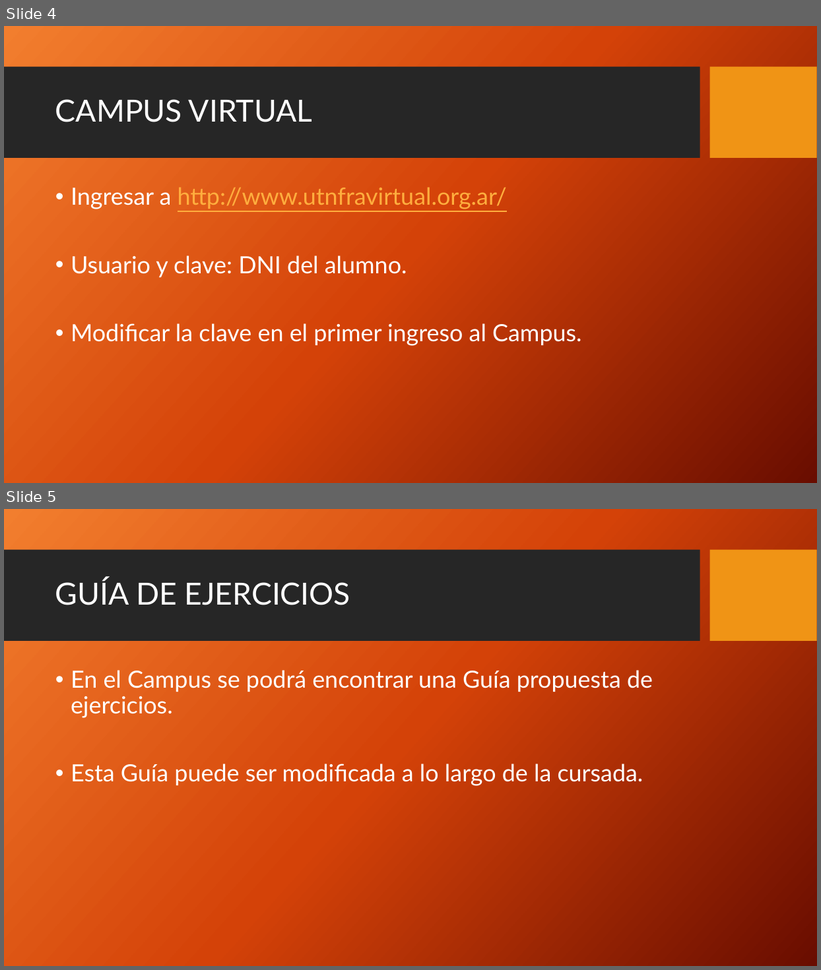
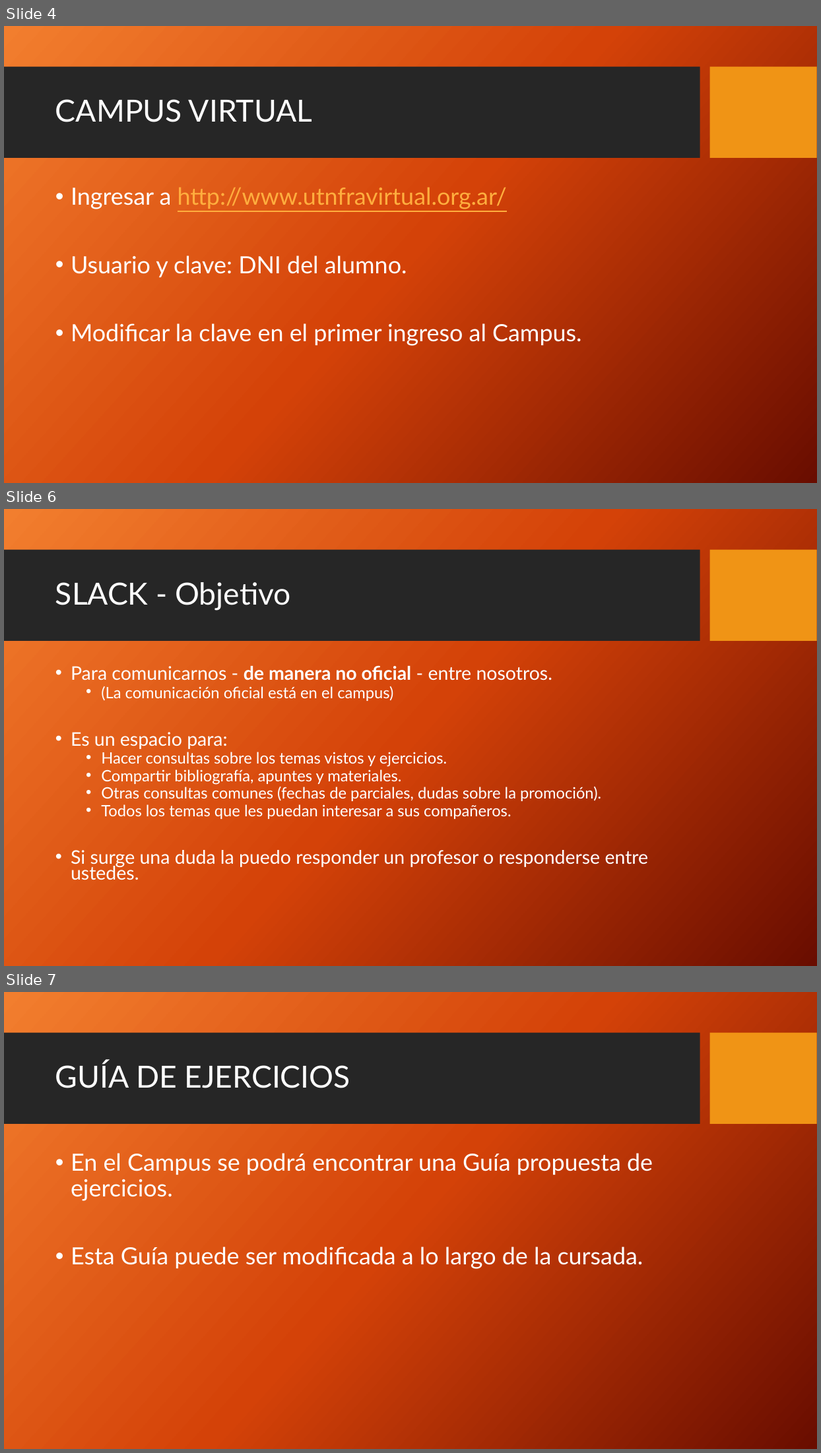
Before and after one commit to FedeDavila1984/utn_prog_y_lab_II, a slide deck: PPTs/Programacion y Laboratorio II-201908.pptx. Shown one above the other, each under a label of ours: slides 4 and 5 before the commit, slides 4, 6 and 7 after it; the slides between them are not shown. The pictures are 821x970 and 821x1453 pixels, drawn with LibreOffice and Linux fonts; fonts in the diff are those of the drawing; background and template pictures are left out. Boxes give left, top, right and bottom in pixels: in the first picture for what was removed or moved away, otherwise in the second. Text is boxed around its words. In the diff, an @@ line names an element or a change of style, - is before the commit and + after.

Commit message:
Premisas Slack

```diff
--- a/PPTs/Programacion y Laboratorio II-201908.pptx
+++ b/PPTs/Programacion y Laboratorio II-201908.pptx
@@ slide 6 added at box(4, 509, 817, 966), background picture (left out); not listed: 2 template elements that a slide beside it also shows @@
@@ title added at box(55, 582, 291, 611), 36 pt, text #FFFFFF @@
+SLACK - Objetivo
@@ text added at box(71, 665, 649, 881), 18.5 pt, text #FFFFFF @@
+• Para comunicarnos - de manera no oficial - entre nosotros.
+  • (La comunicación oficial está en el campus)
+• Es un espacio para:
+  • Hacer consultas sobre los temas vistos y ejercicios.
+  • Compartir bibliografía, apuntes y materiales.
+  • Otras consultas comunes (fechas de parciales, dudas sobre la promoción).
+  • Todos los temas que les puedan interesar a sus compañeros.
+• Si surge una duda la puedo responder un profesor o responderse entre ustedes.
@@ what was slide 5 is now slide 7 @@
```
Also in this commit, not shown: 1 other slide added.
